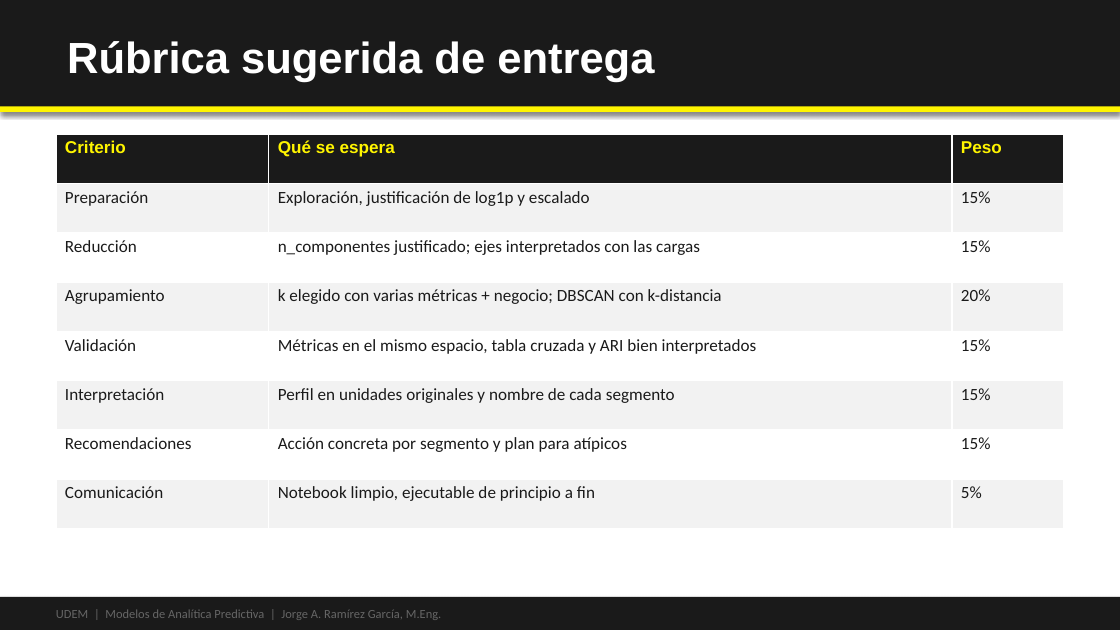
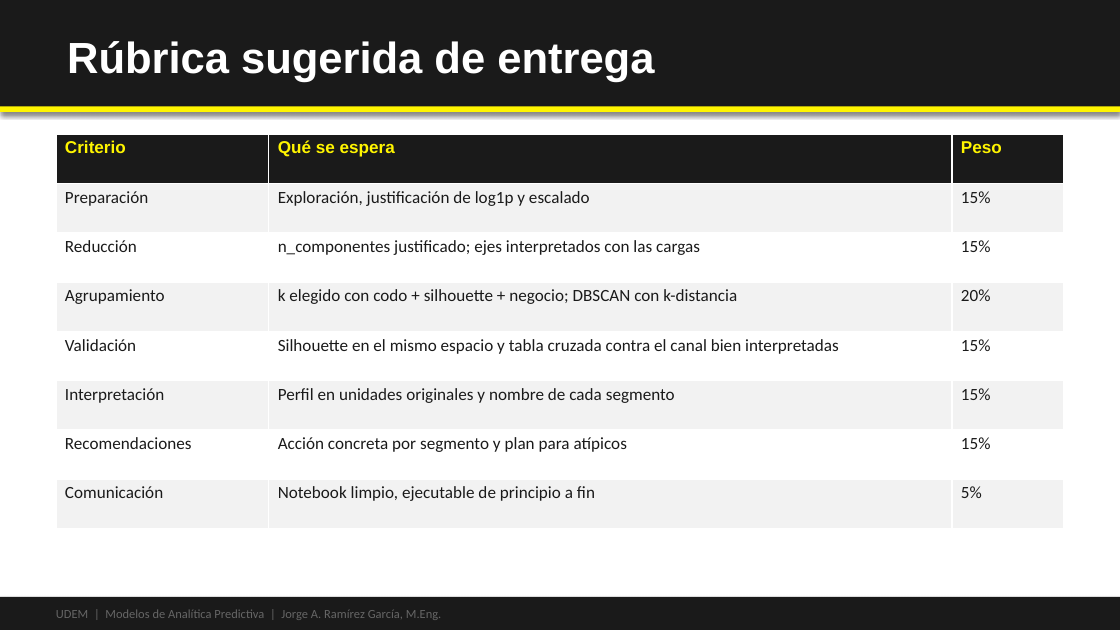
Before and after one commit to Emilio-Guevara/aprendizaje-no-supervisado-EmilioGuevara, a slide deck: slide 9 of 04-caso-integrador/slides/Caso Integrador - De los datos a la decisión - UDEM.pptx. Drawn at 1120x630 pixels with LibreOffice and Linux fonts; fonts in the diff are those of the drawing. Boxes give left, top, right and bottom in pixels: in the first picture for what was removed or moved away, otherwise in the second. Text is boxed around its words. In the diff, an @@ line names an element or a change of style, - is before the commit and + after.

```diff
--- a/04-caso-integrador/slides/Caso Integrador - De los datos a la decisión - UDEM.pptx
+++ b/04-caso-integrador/slides/Caso Integrador - De los datos a la decisión - UDEM.pptx
@@ table at (56, 134, 1064, 529) @@
-row 4, column 2: k elegido con varias métricas + negocio; DBSCAN con k-distancia
+row 4, column 2: k elegido con codo + silhouette + negocio; DBSCAN con k-distancia
-row 5, column 2: Métricas en el mismo espacio, tabla cruzada y ARI bien interpretados
+row 5, column 2: Silhouette en el mismo espacio y tabla cruzada contra el canal bien interpretadas
```
Also in this commit, not shown: 5 other slides changed, 22 other files.
